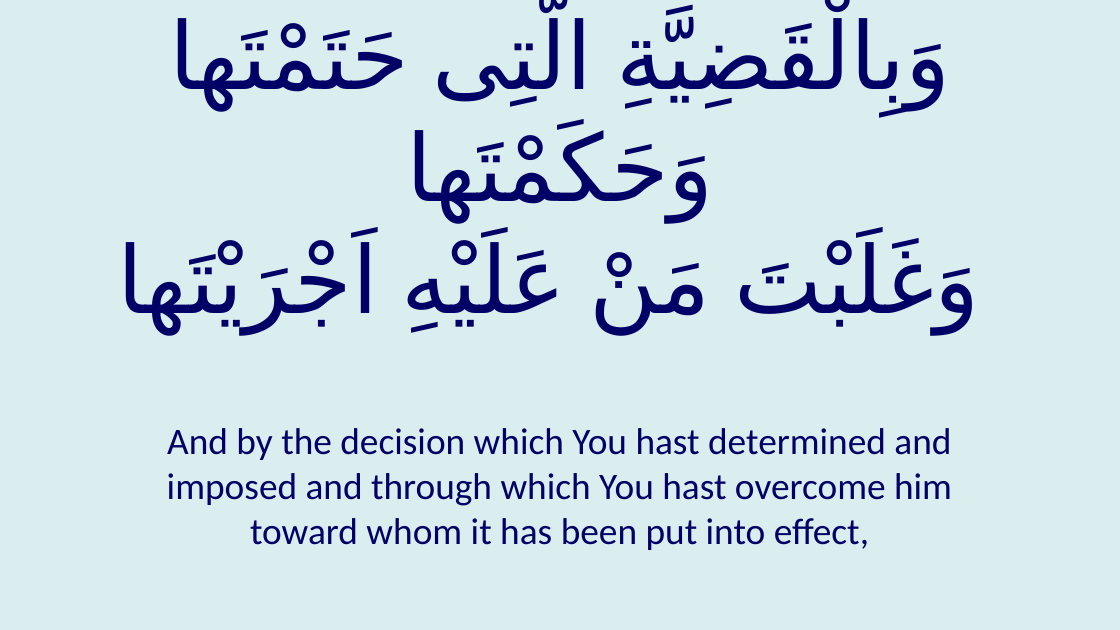
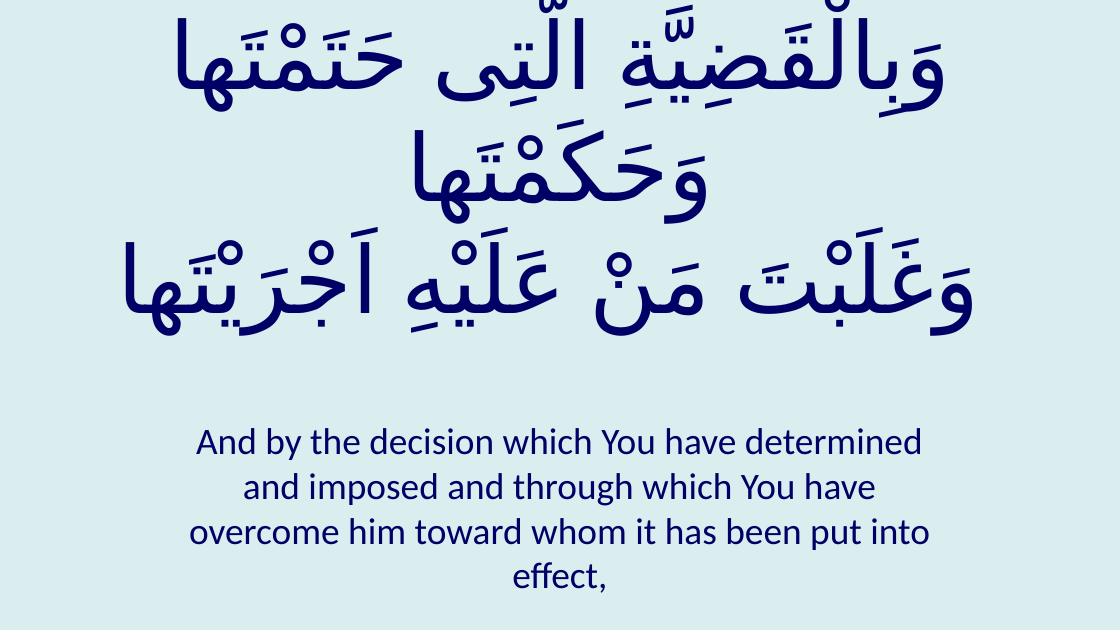
Before and after one commit to GhayurH/Slides, a slide deck: slide 166 of PPTs/Dua Kumayl.pptx. Drawn at 1120x630 pixels with LibreOffice and Linux fonts; fonts in the diff are those of the drawing. Boxes give left, top, right and bottom in pixels: in the first picture for what was removed or moved away, otherwise in the second. Text is boxed around its words. In the diff, an @@ line names an element or a change of style, - is before the commit and + after.

```diff
--- a/PPTs/Dua Kumayl.pptx
+++ b/PPTs/Dua Kumayl.pptx
@@ text at box(189, 428, 930, 593): text changed @@
-And by the decision which You hast determined and imposed and through which You hast overcome him toward whom it has been put into effect,
+And by the decision which You have determined and imposed and through which You have overcome him toward whom it has been put into effect,
```
Also in this commit, not shown: 21 other slides changed, 18 other files.
